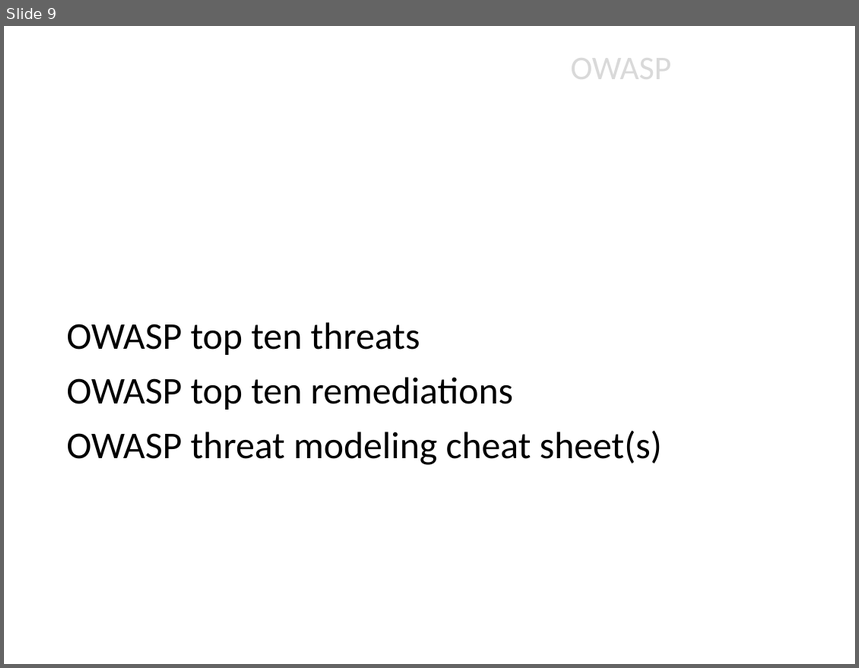
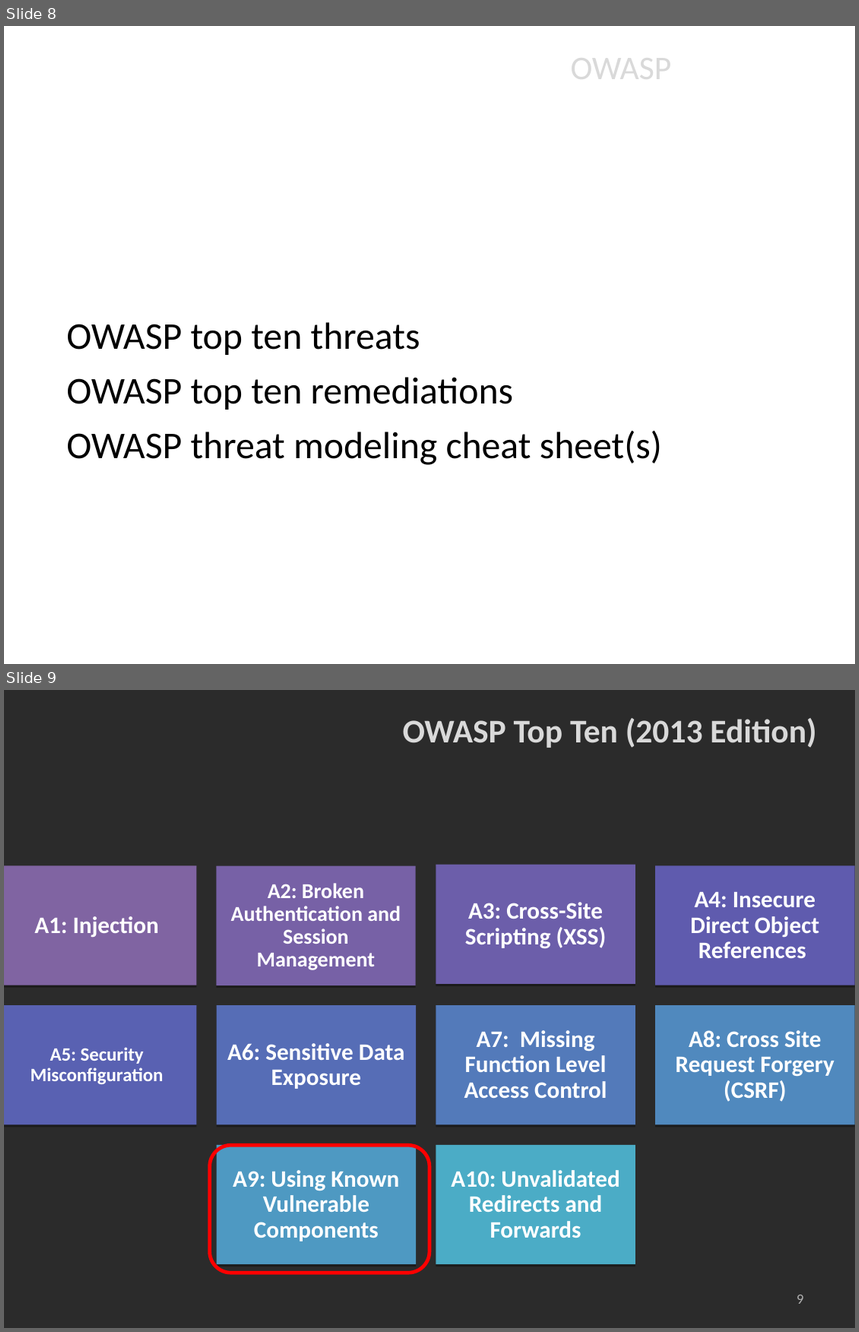
Before and after one commit to jgadsden/owasp-threat-dragon-models, a slide deck: OWASP_short_introduction_threat_modeling.odp. Shown one above the other, each under a label of ours: slide 9 before the commit, slides 8 and 9 after it. The pictures are 859x668 and 859x1332 pixels, drawn with LibreOffice and Linux fonts; fonts in the diff are those of the drawing; background and template pictures are left out; a plain dark background stands for a picture behind light text. Boxes give left, top, right and bottom in pixels: in the first picture for what was removed or moved away, otherwise in the second. Text is boxed around its words. In the diff, an @@ line names an element or a change of style, - is before the commit and + after.

Commit message:
Versions presented at OWASP Bristol chapter 28-09-2017

```diff
--- a/OWASP_short_introduction_threat_modeling.odp
+++ b/OWASP_short_introduction_threat_modeling.odp
@@ slide 9 added at [4, 690, 855, 1328], background picture (left out) @@
@@ title added at [403, 718, 816, 748], 28 pt, text #D9D9D9, bold @@
+OWASP Top Ten (2013 Edition)
@@ rounded rectangle added at [210, 1145, 430, 1273], outline #FF0000 3 pt @@
@@ group added at [4, 865, 854, 1265]: 10 rectangles @@
+A1: Injection
+A2: Broken Authentication and Session Management
+A3: Cross-Site Scripting (XSS)
+A4: Insecure Direct Object References
+A5: Security Misconfiguration
+A6: Sensitive Data Exposure
+A7: Missing Function Level Access Control
+A8: Cross Site Request Forgery (CSRF)
+A9: Using Known Vulnerable Components
+A10: Unvalidated Redirects and Forwards
@@ page number added at [797, 1295, 804, 1304], 12 pt, text #B2B2B2 @@
+9
@@ what was slide 9 is now slide 8 @@
```
Also in this commit, not shown: 3 slides changed, 2 other slides added.
